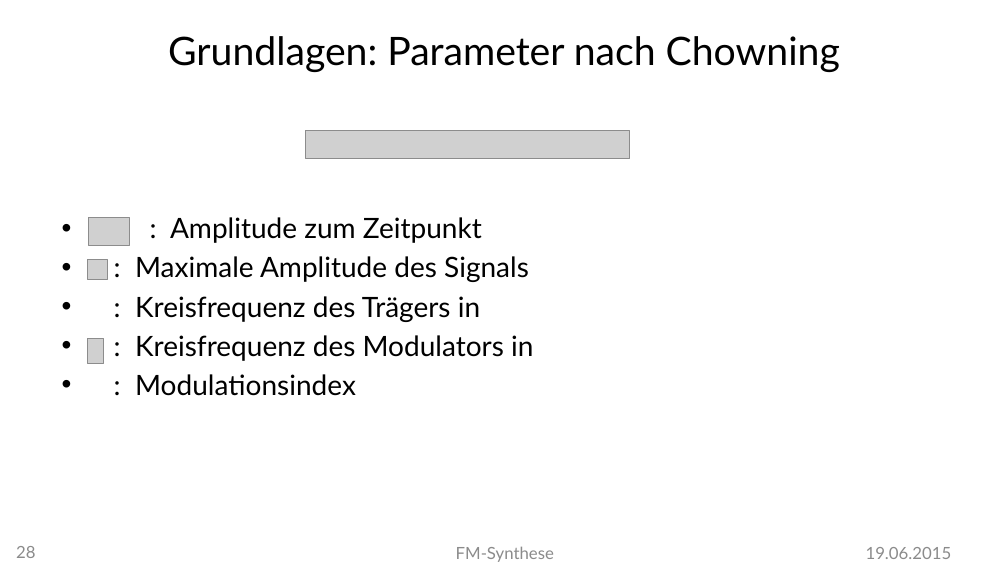
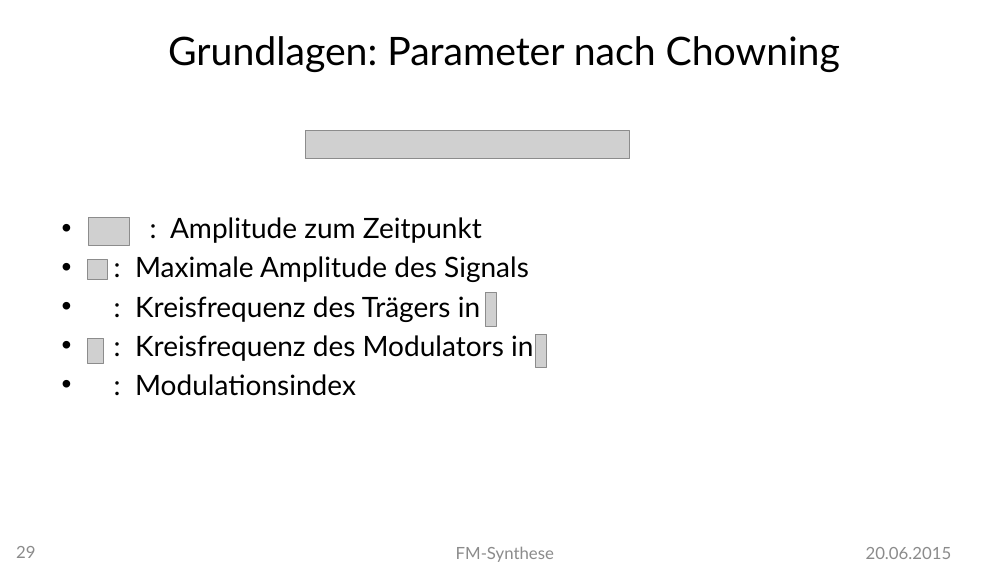
Before and after one commit to MBulli/VSeminar, a slide deck: slide 29 of Praesentation/FMSynthese-Julius.pptx (slide 28 before the commit). Drawn at 1008x567 pixels with LibreOffice and Linux fonts; fonts in the diff are those of the drawing; grey boxes stand for pictures; background and template pictures are left out. Boxes give left, top, right and bottom in pixels: in the first picture for what was removed or moved away, otherwise in the second. Text is boxed around its words. In the diff, an @@ line names an element or a change of style, - is before the commit and + after.

```diff
--- a/Praesentation/FMSynthese-Julius.pptx
+++ b/Praesentation/FMSynthese-Julius.pptx
@@ picture added at bbox=[486, 293, 497, 328] @@
@@ picture added at bbox=[535, 334, 546, 368] @@
@@ page number at bbox=[16, 546, 35, 558]: text changed @@
-28
+29
@@ text at bbox=[866, 547, 952, 559]: text changed @@
-19.06.2015
+20.06.2015
```
Also in this commit, not shown: 28 other slides changed, 1 slide added.
